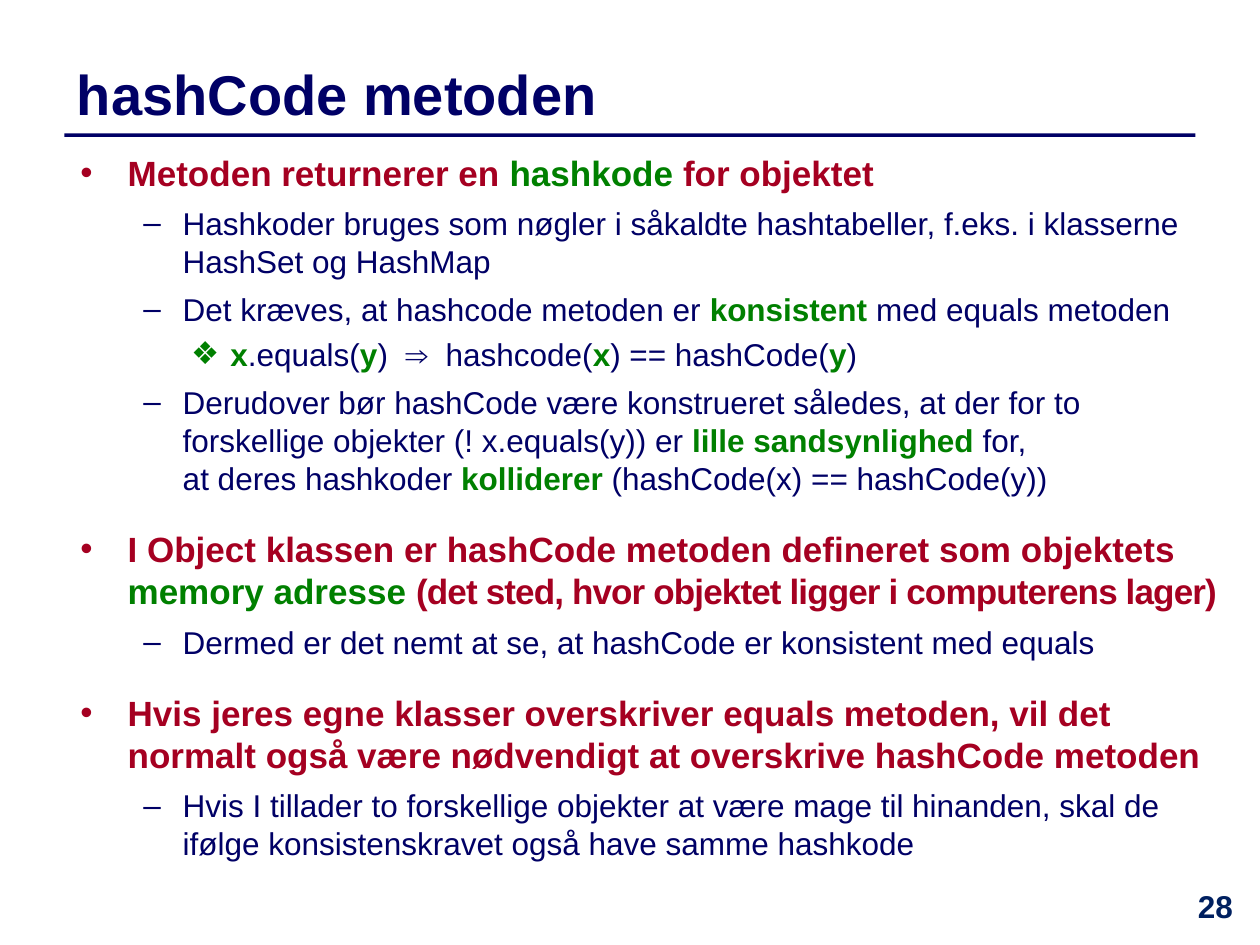
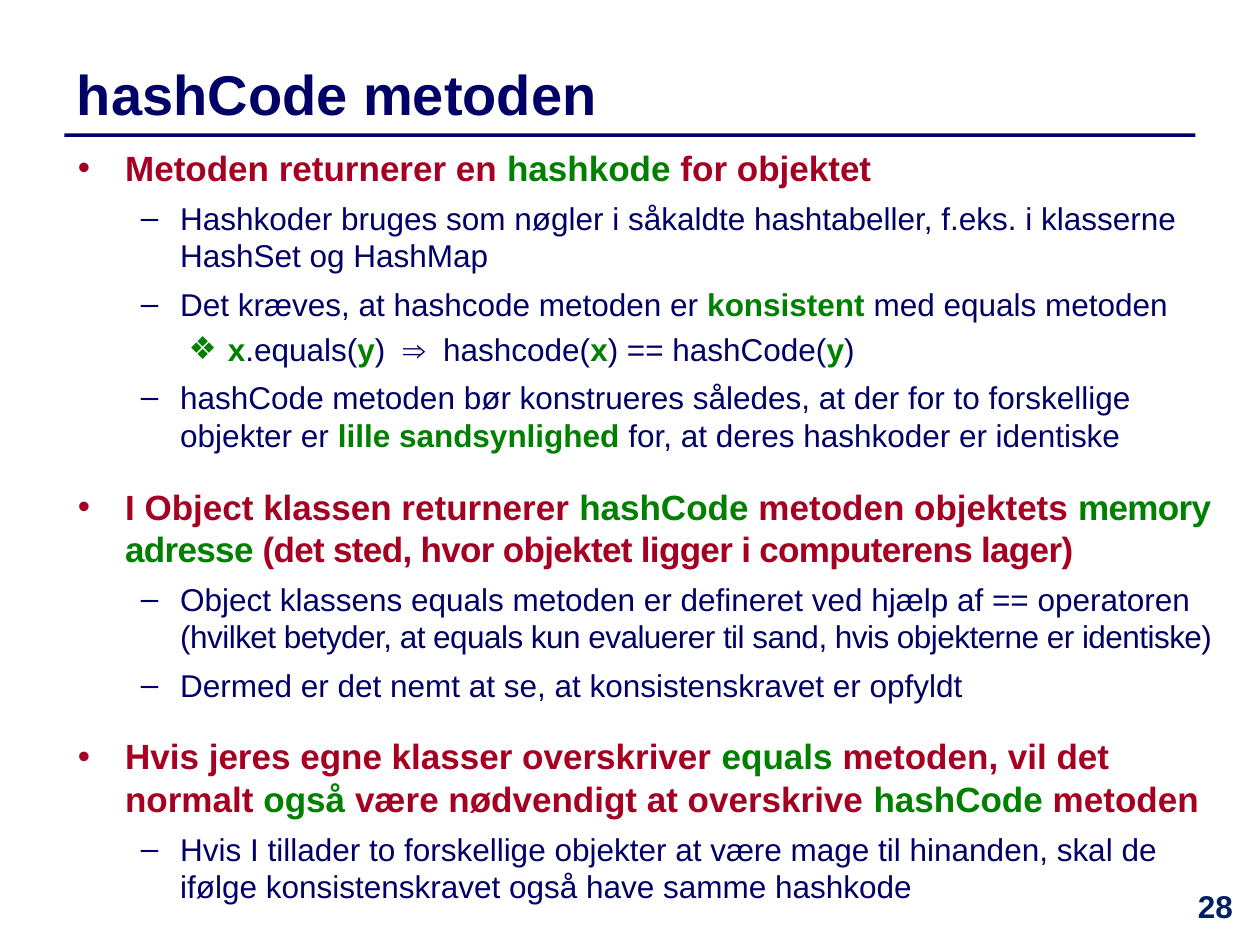
Before and after one commit to IntProgAU/Materiale, a slide deck: slide 28 of web/e21/uge_11/Slides-Uge11.pptx. Drawn at 1260x945 pixels with LibreOffice and Linux fonts; fonts in the diff are those of the drawing. Boxes give left, top, right and bottom in pixels: in the first picture for what was removed or moved away, otherwise in the second. Text is boxed around its words. In the diff, an @@ line names an element or a change of style, - is before the commit and + after.

```diff
--- a/web/e21/uge_11/Slides-Uge11.pptx
+++ b/web/e21/uge_11/Slides-Uge11.pptx
@@ text at <box>125,384,1212,703</box>: text changed @@
-  – Derudover bør hashCode være konstrueret således, at der for to forskellige objekter (! x.equals(y)) er lille sandsynlighed for,
-    at deres hashkoder kolliderer (hashCode(x) == hashCode(y))
-  • I Object klassen er hashCode metoden defineret som objektets memory adresse (det sted, hvor objektet ligger i computerens lager)
-  – Dermed er det nemt at se, at hashCode er konsistent med equals
+  – hashCode metoden bør konstrueres således, at der for to forskellige objekter er lille sandsynlighed for, at deres hashkoder er identiske
+  • I Object klassen returnerer hashCode metoden objektets memory adresse (det sted, hvor objektet ligger i computerens lager)
+  – Object klassens equals metoden er defineret ved hjælp af == operatoren (hvilket betyder, at equals kun evaluerer til sand, hvis objekterne er identiske)
+  – Dermed er det nemt at se, at konsistenskravet er opfyldt
@@ text at <box>125,743,1199,818</box>: text colour #A50021 to #008000 in "equals også hashCode" @@
```
Also in this commit, not shown: 17 other slides changed, 1 other file.
